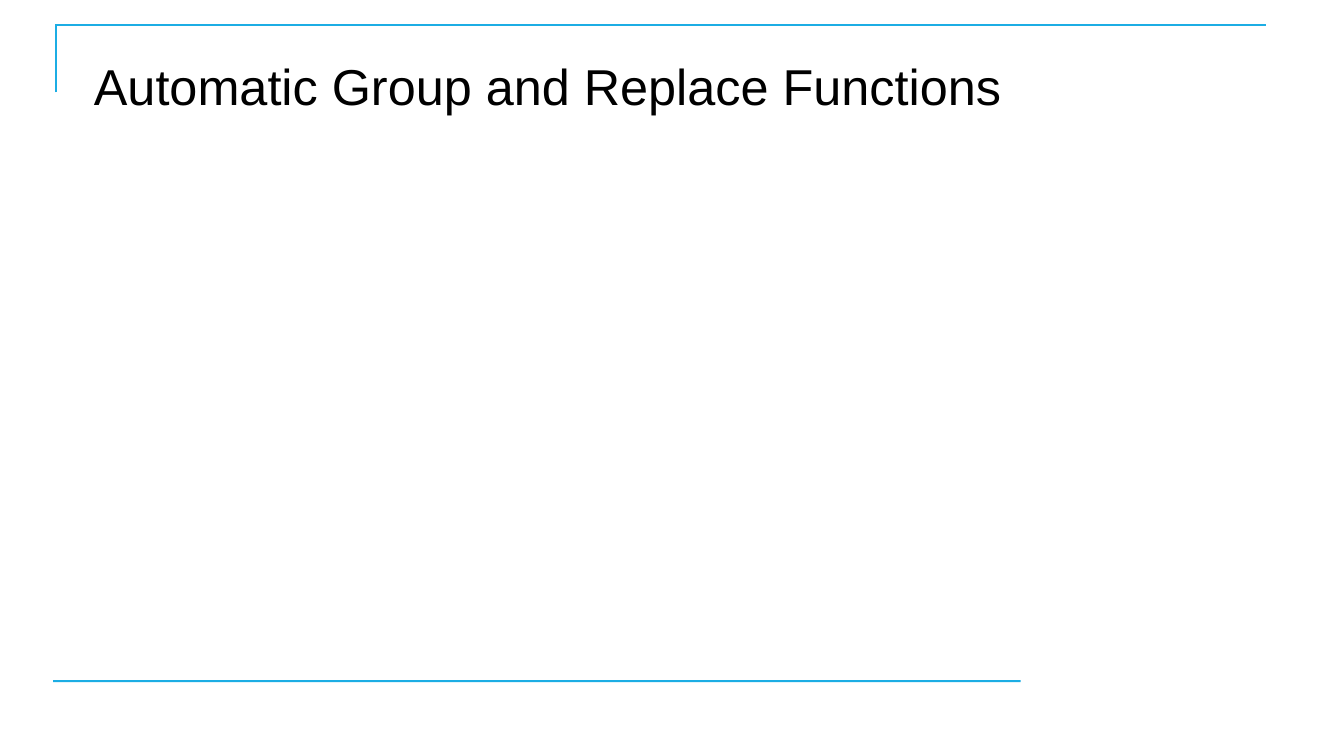
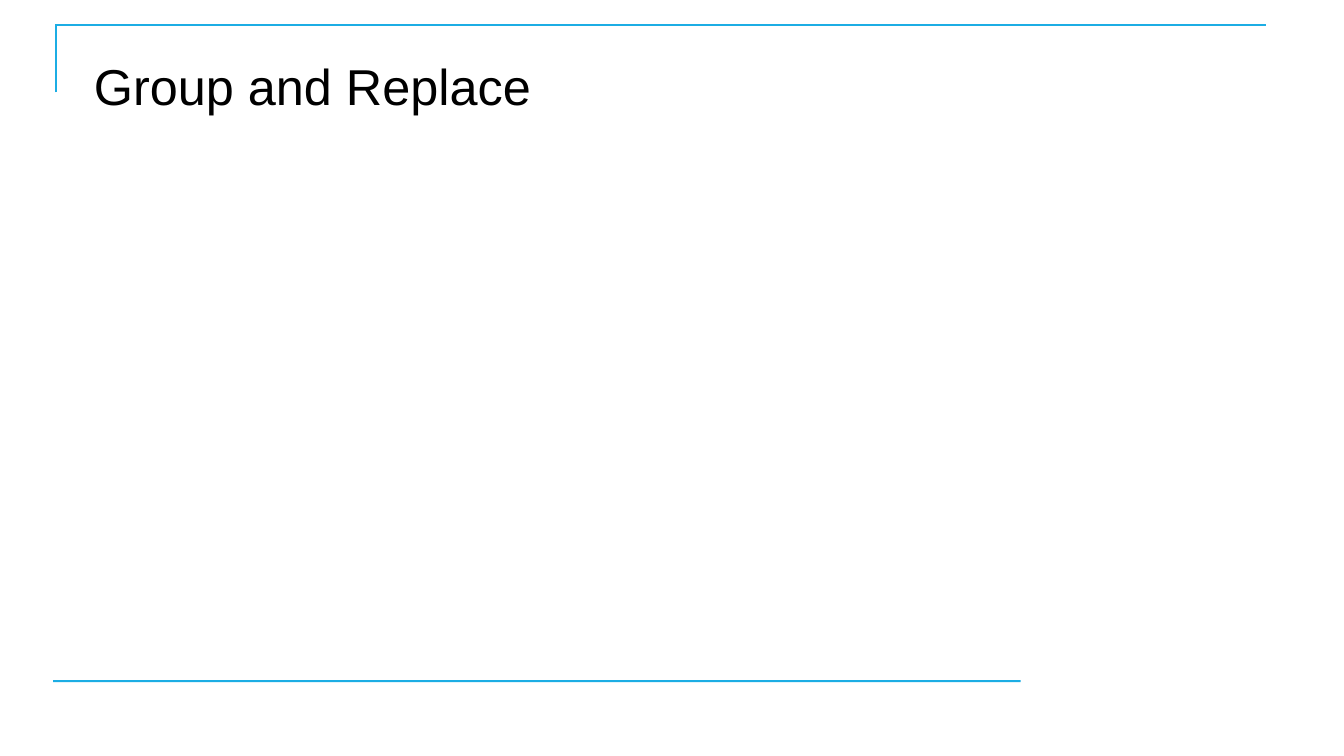
Before and after one commit to CostelloTechnicalConsulting/XTBP10---Tableau-Prep-Introduction, a slide deck: slide 59 of ppt/TableauPrepBuilderIntroV1_1.pptx (slide 50 before the commit). Drawn at 1344x756 pixels with LibreOffice and Linux fonts; fonts in the diff are those of the drawing; background and template pictures are left out. Boxes give left, top, right and bottom in pixels: in the first picture for what was removed or moved away, otherwise in the second. Text is boxed around its words. In the diff, an @@ line names an element or a change of style, - is before the commit and + after.

```diff
--- a/ppt/TableauPrepBuilderIntroV1_1.pptx
+++ b/ppt/TableauPrepBuilderIntroV1_1.pptx
@@ title at (94, 68, 531, 115): text changed @@
-Automatic Group and Replace Functions
+Group and Replace
```
Also in this commit, not shown: 7 other slides changed, 38 slides added, 34 slides removed.
